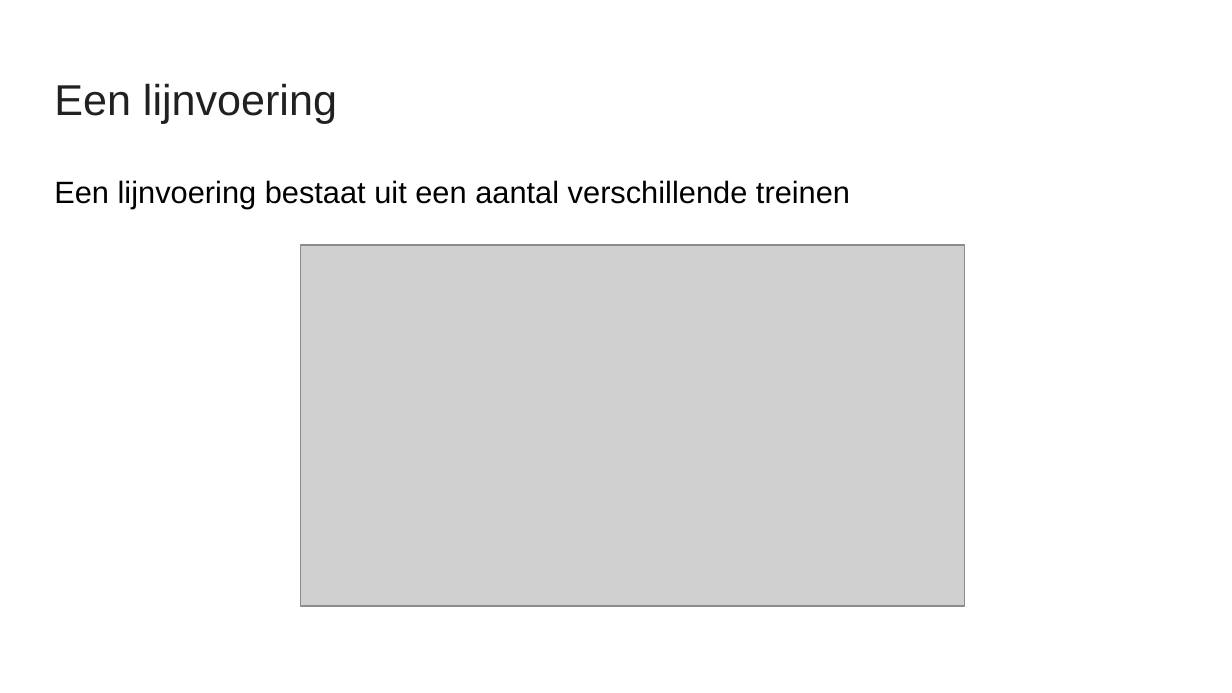
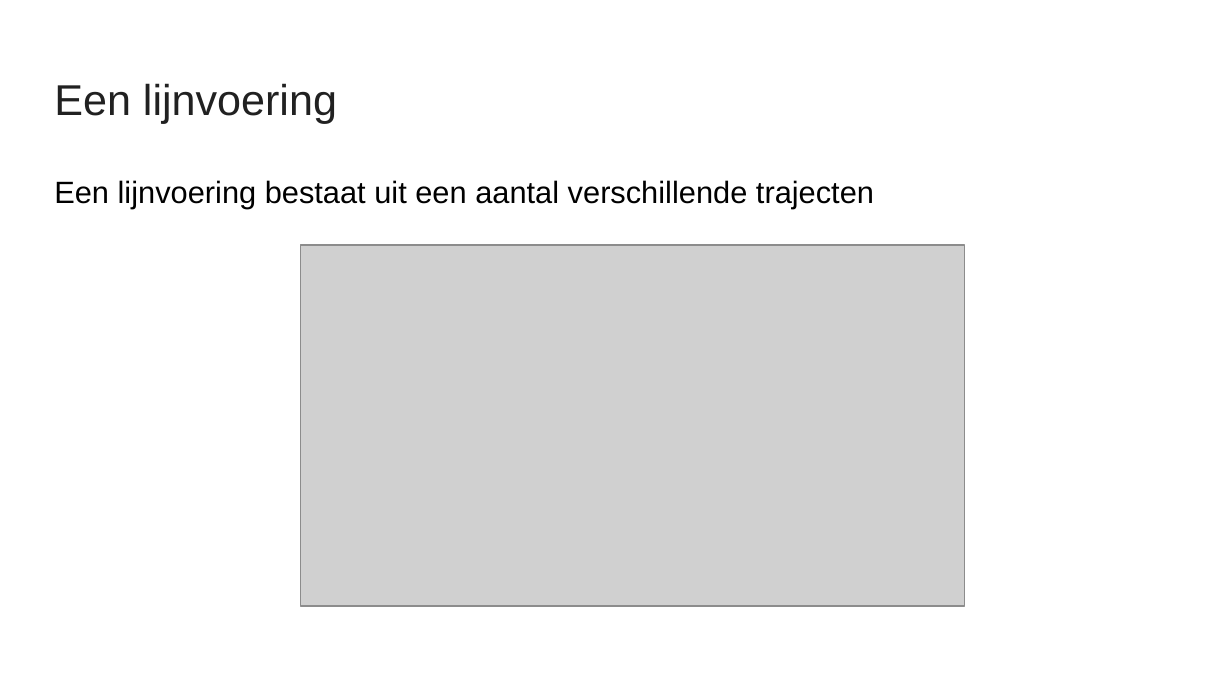
Before and after one commit to maiklarooij/Trainspotters, a slide deck: slide 3 of doc/Oefenpresentatie.pptx. Drawn at 1232x693 pixels with LibreOffice and Linux fonts; fonts in the diff are those of the drawing; grey boxes stand for pictures. Boxes give left, top, right and bottom in pixels: in the first picture for what was removed or moved away, otherwise in the second. Text is boxed around its words. In the diff, an @@ line names an element or a change of style, - is before the commit and + after.

```diff
--- a/doc/Oefenpresentatie.pptx
+++ b/doc/Oefenpresentatie.pptx
@@ text at (54, 180, 874, 209): text changed @@
-Een lijnvoering bestaat uit een aantal verschillende treinen
+Een lijnvoering bestaat uit een aantal verschillende trajecten
```
Also in this commit, not shown: 5 other slides changed, 2 slides added, 1 slide removed, 19 other files.
